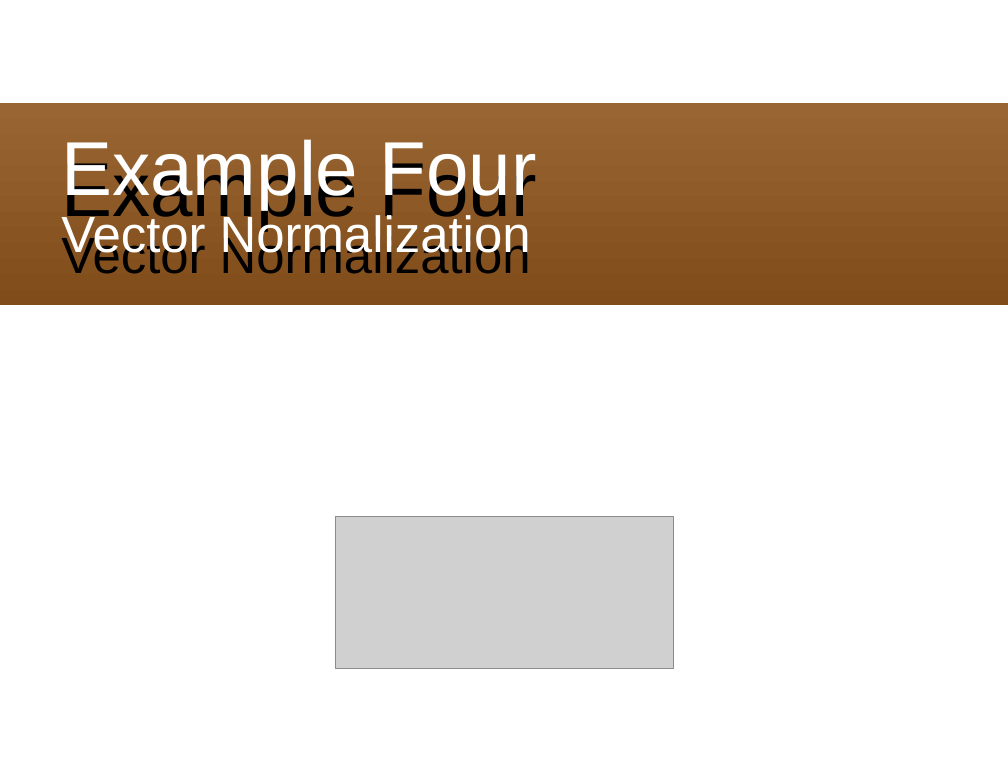
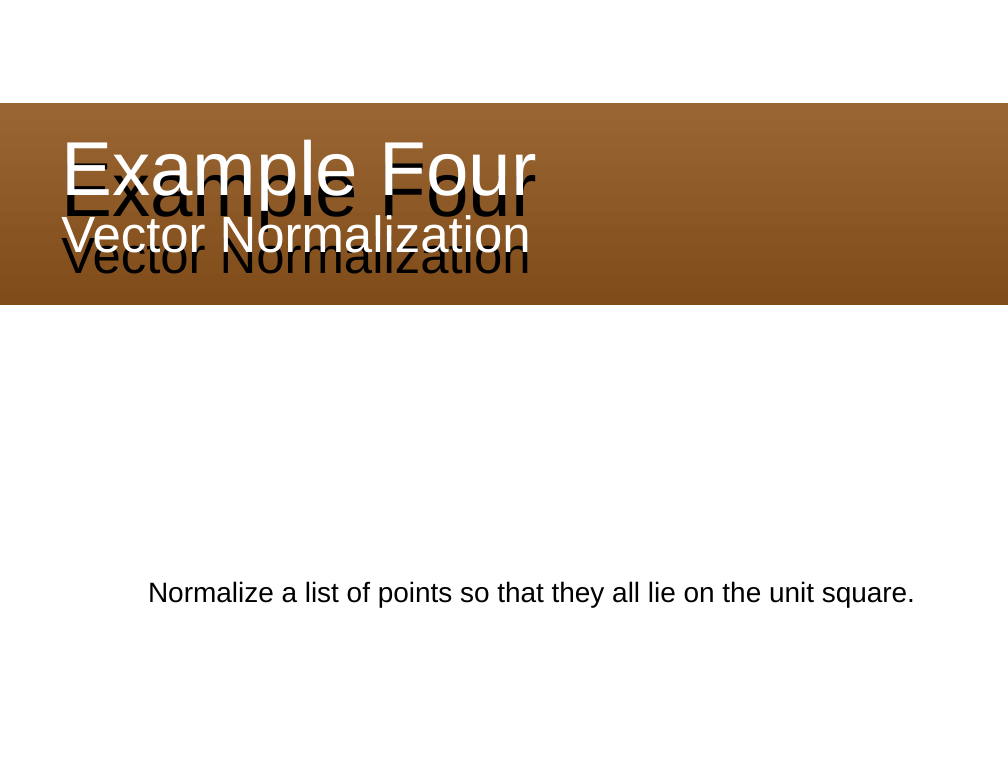
Before and after one commit to FractalDesigns/cowichan-1, a slide deck: slide 21 of presentation-june.odp. Drawn at 1008x779 pixels with LibreOffice and Linux fonts; fonts in the diff are those of the drawing; grey boxes stand for pictures; background and template pictures are left out. Boxes give left, top, right and bottom in pixels: in the first picture for what was removed or moved away, otherwise in the second. Text is boxed around its words. In the diff, an @@ line names an element or a change of style, - is before the commit and + after.

```diff
--- a/presentation-june.odp
+++ b/presentation-june.odp
@@ text "Normalize a list of points ...": place and size @@
-text "Normalize a list of points ..." at <box>0,524,1008,659</box>
+text "Normalize a list of points ..." at <box>148,581,915,607</box>
@@ picture removed at <box>335,517,674,668</box> @@
@@ text at <box>148,581,915,607</box>: text added @@
+Normalize a list of points so that they all lie on the unit square.
```
Also in this commit, not shown: 3 other slides changed, 1 other file.
